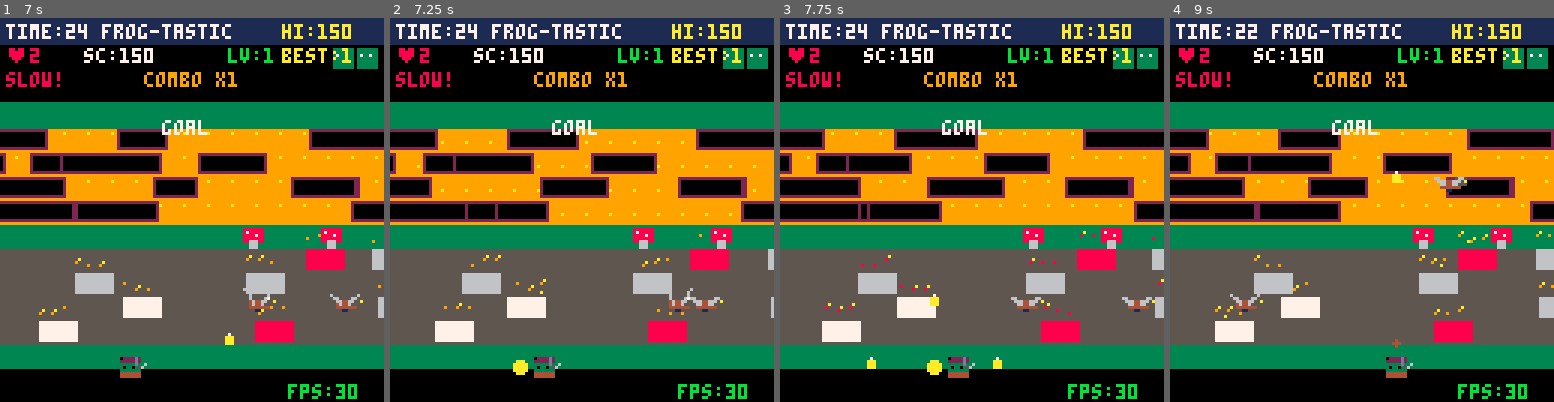
Above: before the commit, frames 1-4 (left to right).
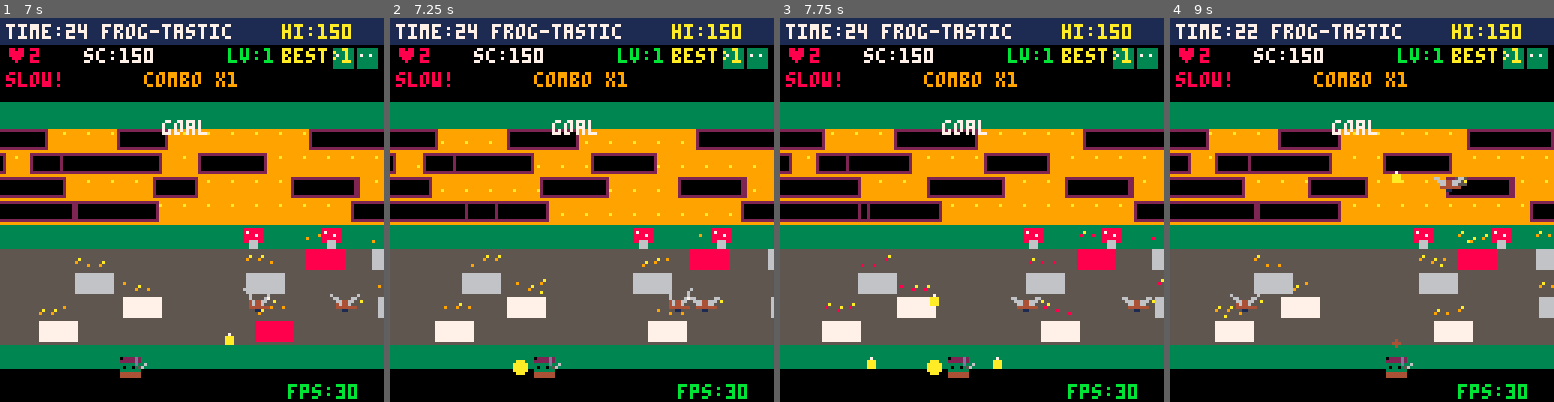
Above: after the commit, the same moments.

Repository: wevibecode/game
Game: PICO-8 cartridge game.p8
Two runs of this game, one before a commit and one after it. Both use one fixed random seed, a clock stepped at 60 frames per second and the inputs below.
Inputs:
- Up to frame 1 (7 s): tap O (Z key) at 0.33, 0.7, 1.43, 2.22, 3.1, 3.98, 4.87, 5.75, 6.63 s; hold Left 1.97-2.37 s; hold Down 2.42-2.82 s; hold Right 2.87-3.53 s; hold Up 3.58-4.08 s; hold Right 4.13-4.53 s; hold Down 4.58-5.08 s; hold Left 5.13-5.8 s; hold Up 5.85-6.18 s; hold Left 6.23-6.63 s; hold Down from 6.68 s (still down)
- Up to frame 2 (7.25 s): release Down at 7.08 s; hold Right from 7.13 s (still down)
- Up to frame 3 (7.75 s): keep holding Right; tap O (Z key) at 7.52 s
- Up to frame 4 (9 s): release Right at 7.8 s; hold Up 7.85-8.35 s; hold Right 8.4-8.8 s; tap O (Z key) at 8.4 s; hold Down from 8.85 s (still down)

Frame 1 is identical in both runs. In frame 2, 0.6% of the frame differs, in the area x 67-78%, y 78-85%; in frame 3, 0.6%; in frame 4, 0.6%.

Commit message:
Deploy game build #2718

Diff:
--- a/game.p8
+++ b/game.p8
@@ -452,22 +452,11 @@
        -- accelerate toward player
        if (dx>0 and base_spd>0) or (dx<0 and base_spd<0) then
         base_spd=base_spd*1.8
-        obs.col=14 -- flash yellow when hunting
-       else
-        obs.col=8 -- red when not aligned
        end
        obs.hunt_cd=15 -- cooldown
-      else
-       obs.col=8 -- normal red
       end
      else
       obs.hunt_cd=max(0,obs.hunt_cd-1)
-      -- restore original color based on hp
-      if obs.hp<obs.max_hp then
-       obs.col=7 -- white when damaged
-      else
-       obs.col=obs.hunt and 8 or 6
-      end
      end
 
      -- wobble movement for unpredictability
Not shown, changed: game.js
